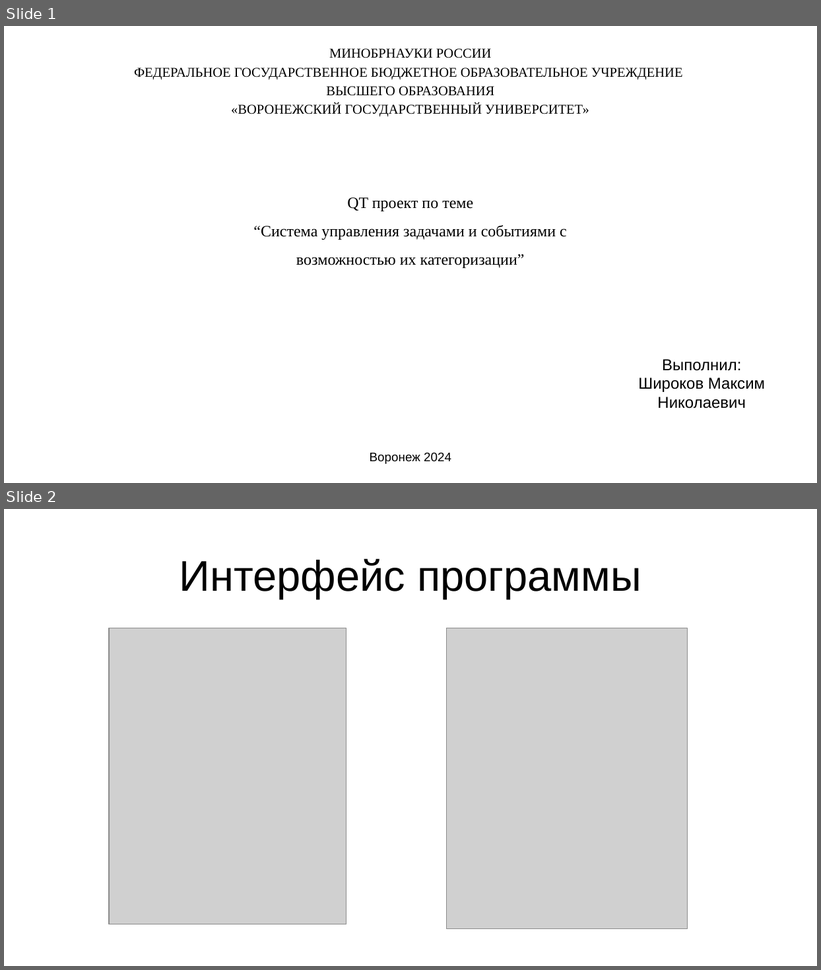
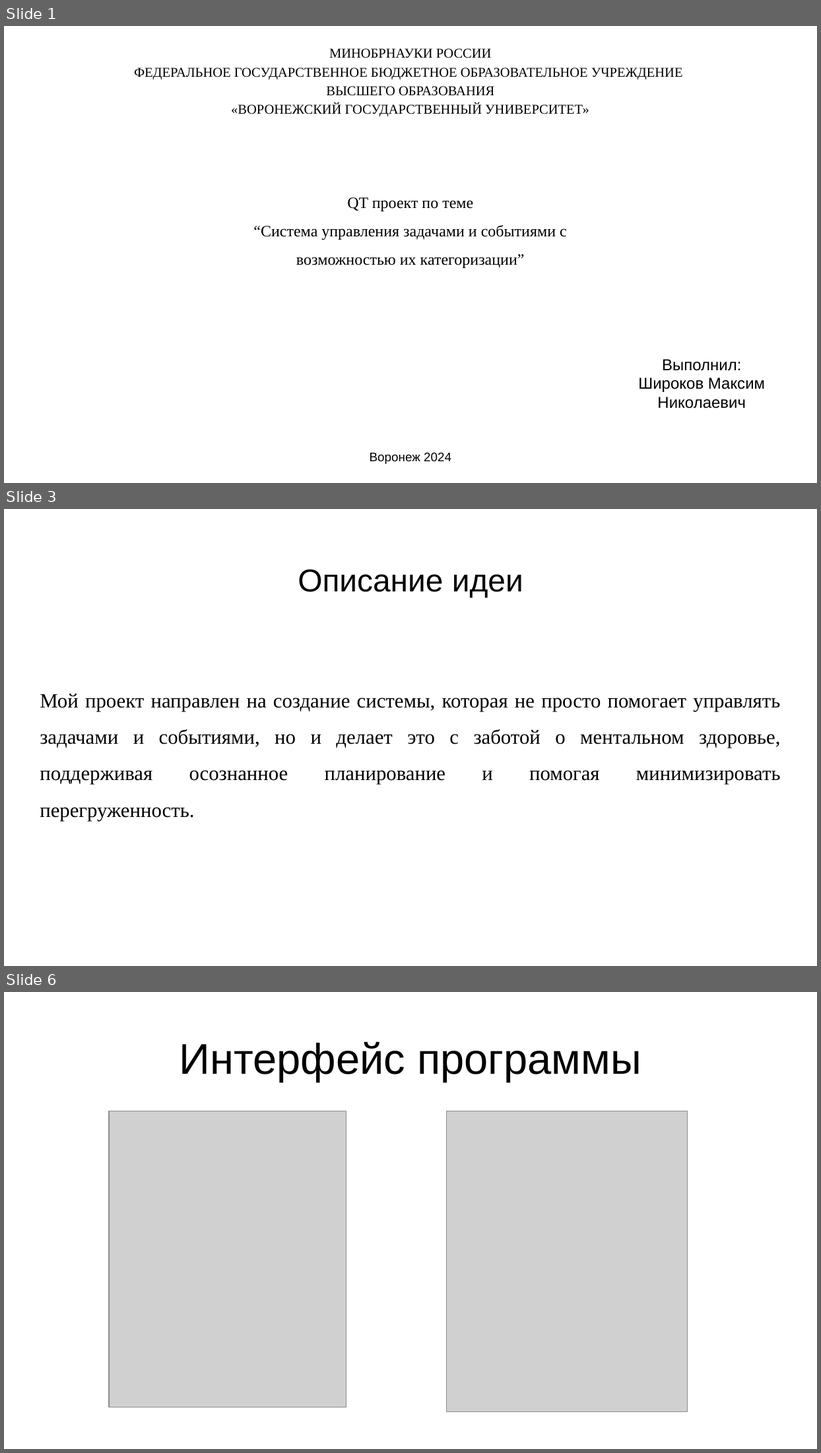
Before and after one commit to SutsuraGod/To-Do-List, a slide deck: Информация о программе/Презентация.pptx. Shown one above the other, each under a label of ours: slides 1 and 2 before the commit, slides 1, 3 and 6 after it; the slides between them are not shown. The pictures are 821x970 and 821x1453 pixels, drawn with LibreOffice and Linux fonts; fonts in the diff are those of the drawing; grey boxes stand for pictures. Boxes give left, top, right and bottom in pixels: in the first picture for what was removed or moved away, otherwise in the second. Text is boxed around its words. In the diff, an @@ line names an element or a change of style, - is before the commit and + after.

```diff
--- a/Информация о программе/Презентация.pptx
+++ b/Информация о программе/Презентация.pptx
@@ slide 3 added at (4,509,817,966), background #FFFFFF @@
@@ title added at (298,569,523,597), 28 pt, text #000000 @@
+Описание идеи
@@ subtitle added at (40,694,781,785), 18 pt, text #000000 @@
+Мой проект направлен на создание системы, которая не просто помогает управлять задачами и событиями, но и делает это с заботой о ментальном здоровье, поддерживая осознанное планирование и помогая минимизировать перегруженность.
@@ what was slide 2 is now slide 6 @@
```
Also in this commit, not shown: 4 other slides added, 1 slide removed, 15 other files.
